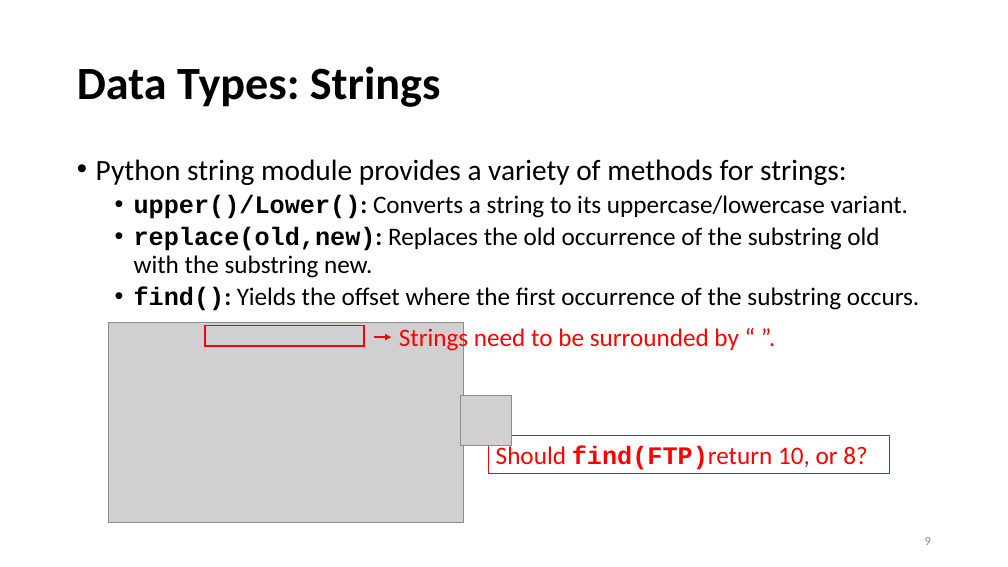
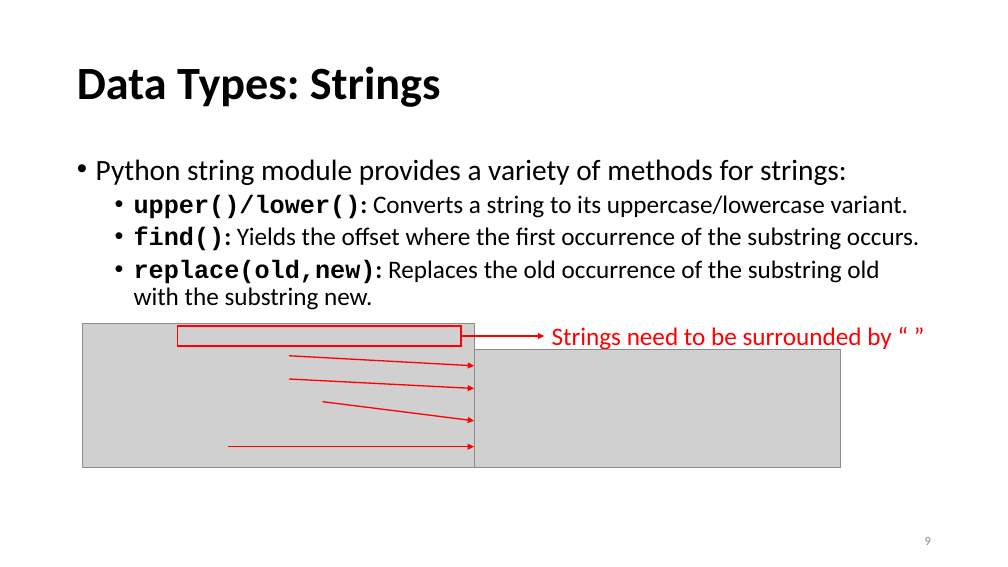
Before and after one commit to ailab-ua/courses, a slide deck: slide 9 of resources/PythonReview_1.pptx. Drawn at 1008x567 pixels with LibreOffice and Linux fonts; fonts in the diff are those of the drawing; grey boxes stand for pictures. Boxes give left, top, right and bottom in pixels: in the first picture for what was removed or moved away, otherwise in the second. Text is boxed around its words. In the diff, an @@ line names an element or a change of style, - is before the commit and + after.

```diff
--- a/resources/PythonReview_1.pptx
+++ b/resources/PythonReview_1.pptx
@@ text at (134, 195, 919, 251): text changed @@
-  • upper()/Lower(): Converts a string to its uppercase/lowercase variant.
+  • upper()/lower(): Converts a string to its uppercase/lowercase variant.
+  • find(): Yields the offset where the first occurrence of the substring occurs.
@@ text at (134, 287, 919, 311): paragraph removed @@
-  • find(): Yields the offset where the first occurrence of the substring occurs.
@@ picture: place and size @@
-picture at (109, 323, 464, 523)
+picture at (82, 324, 474, 468)
@@ rectangle: place and size @@
-rectangle at (205, 326, 364, 346)
+rectangle at (178, 326, 461, 346)
@@ text at (552, 327, 892, 352): text changed @@
-Strings need to be surrounded by “ ”.
+Strings need to be surrounded by “ ”
@@ arrow added from (290, 356) to (474, 366), #FF0000 1.25 pt @@
@@ arrow moved from (374, 337) - (392, 337) to (461, 336) - (544, 336) @@
@@ picture added at (474, 350, 841, 468) @@
@@ arrow added from (290, 379) to (474, 389), #FF0000 1.25 pt @@
@@ arrow added from (323, 402) to (474, 421), #FF0000 1.25 pt @@
@@ picture removed at (461, 395, 512, 446) @@
@@ arrow added from (228, 447) to (474, 447), #FF0000 1.25 pt @@
@@ rectangle removed at (488, 436, 890, 473) @@
-Should find(FTP)return 10, or 8?
```
Also in this commit, not shown: 21 other slides changed, 1 slide added, 3 slides removed.
